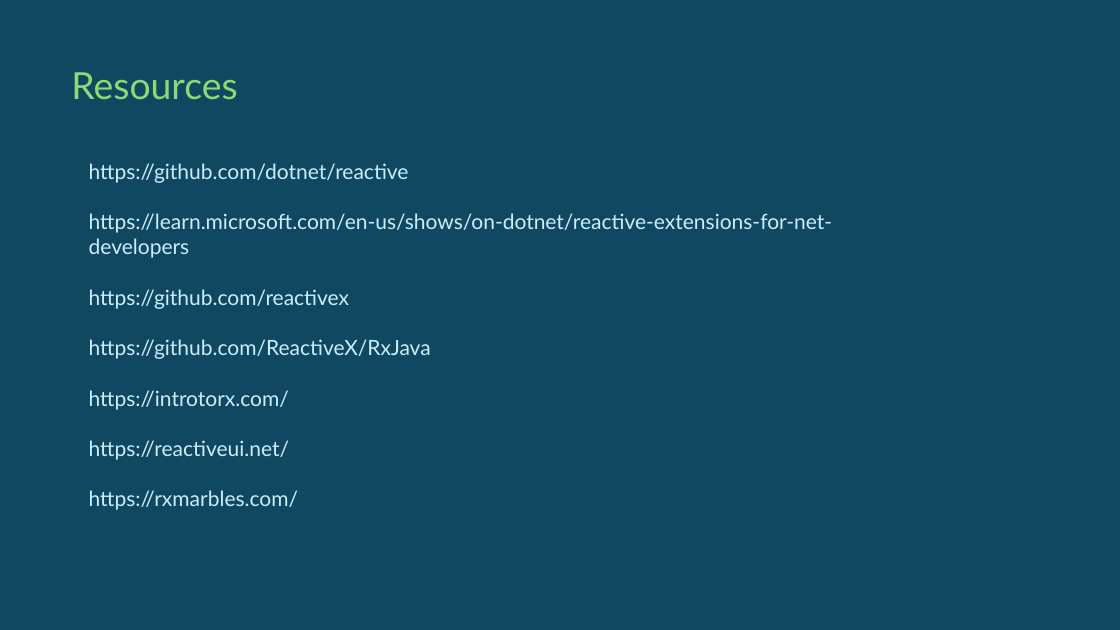
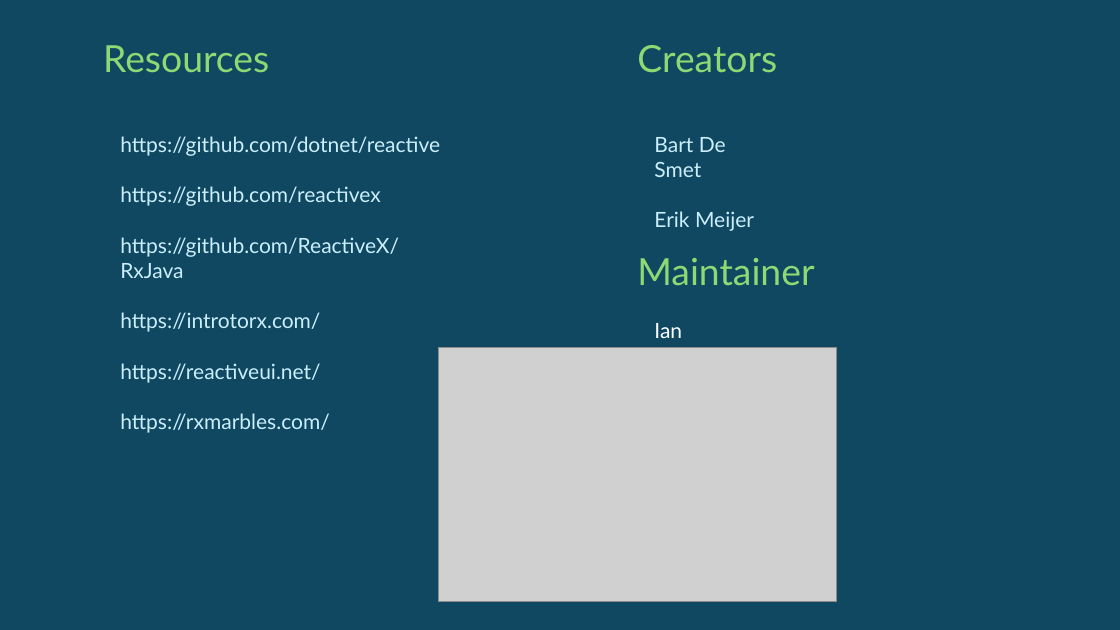
Before and after one commit to jeanhibbert/RxDemo2025, a slide deck: slide 9 of Resources/RxTalk2025.pptx. Drawn at 1120x630 pixels with LibreOffice and Linux fonts; fonts in the diff are those of the drawing; grey boxes stand for pictures. Boxes give left, top, right and bottom in pixels: in the first picture for what was removed or moved away, otherwise in the second. Text is boxed around its words. In the diff, an @@ line names an element or a change of style, - is before the commit and + after.

Commit message:
Slide updates

```diff
--- a/Resources/RxTalk2025.pptx
+++ b/Resources/RxTalk2025.pptx
@@ text "Resources": place and size @@
-text "Resources" at bbox=[71, 72, 237, 99]
+text "Resources" at bbox=[103, 45, 269, 72]
@@ text added at bbox=[637, 45, 777, 72], 32 pt, text #8ED973 @@
+Creators
@@ text "https://github.com/dotnet/reactive": place and size @@
-text "https://github.com/dotnet/reactive" at bbox=[89, 163, 833, 510]
+text "https://github.com/dotnet/reactive" at bbox=[120, 136, 440, 433]
@@ text added at bbox=[654, 137, 754, 231], 18 pt, text #CAEEFB @@
+Bart De Smet
+Erik Meijer
@@ text at bbox=[89, 213, 833, 258]: paragraph removed @@
-https://learn.microsoft.com/en-us/shows/on-dotnet/reactive-extensions-for-net-developers
@@ text added at bbox=[637, 258, 814, 285], 32 pt, text #8ED973 @@
+Maintainer
@@ text added at bbox=[654, 323, 729, 348], 18 pt, text #FFFFFF @@
+Ian Griffiths
@@ picture added at bbox=[439, 348, 837, 602] @@
```
Also in this commit, not shown: 5 other slides changed.
